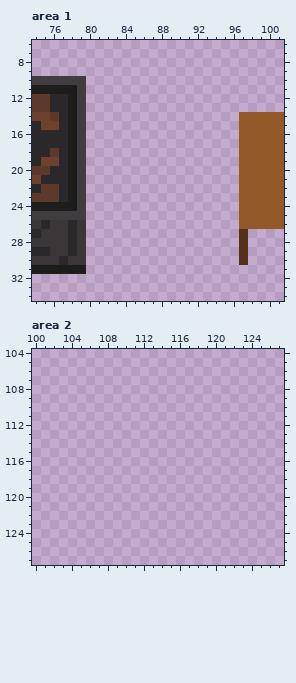
Pixel-art file: assets/tileset.aseprite. That is the earlier state.
128x128 pixels, 1 frame. Colours within 5 levels of each other are drawn and written as one. Shown: area 1: x 74..101, y 6..34; area 2: x 100..127, y 104..127.
The same view after the edit:
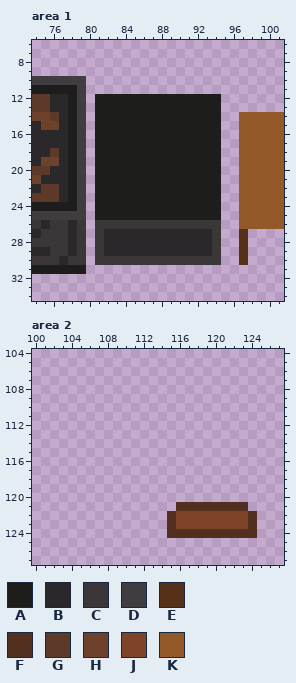
Palette (. is transparent): A #1d1d1c  B #2b282c  C #3b3739  D #413c40  E #543117  F #532f1f  G #5d3929  H #6d412b  J #7d4427  K #935928
Diff:
Area 1:
y 12..25: x 81..94 .............. -> AAAAAAAAAAAAAA
y 26: x 81..94 .............. -> CCCCCCCCCCCCCC
y 27..29: x 81..94 .............. -> CBBBBBBBBBBBBC
y 30: x 81..94 .............. -> CCCCCCCCCCCCCC
Area 2:
y 121: x 116..123 ........ -> FFFFFFFF
y 122..123: x 115..124 .......... -> FJJJJJJJJF
y 124: x 115..124 .......... -> FFFFFFFFFF
Pixel boxes of the changes (left, top, right, bottom) in both pictures:
added: (95, 94, 221, 265)
added: (167, 502, 257, 538)
